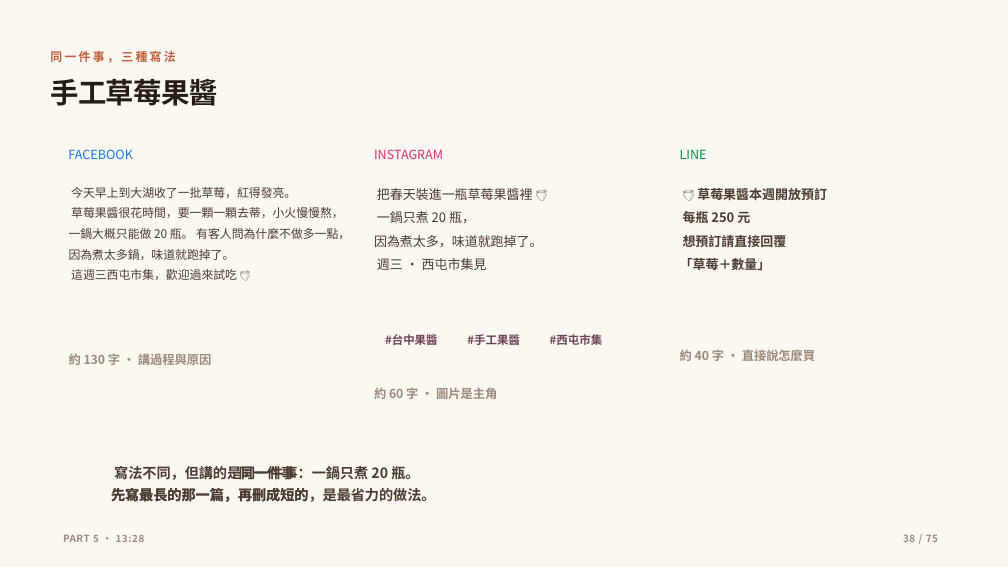
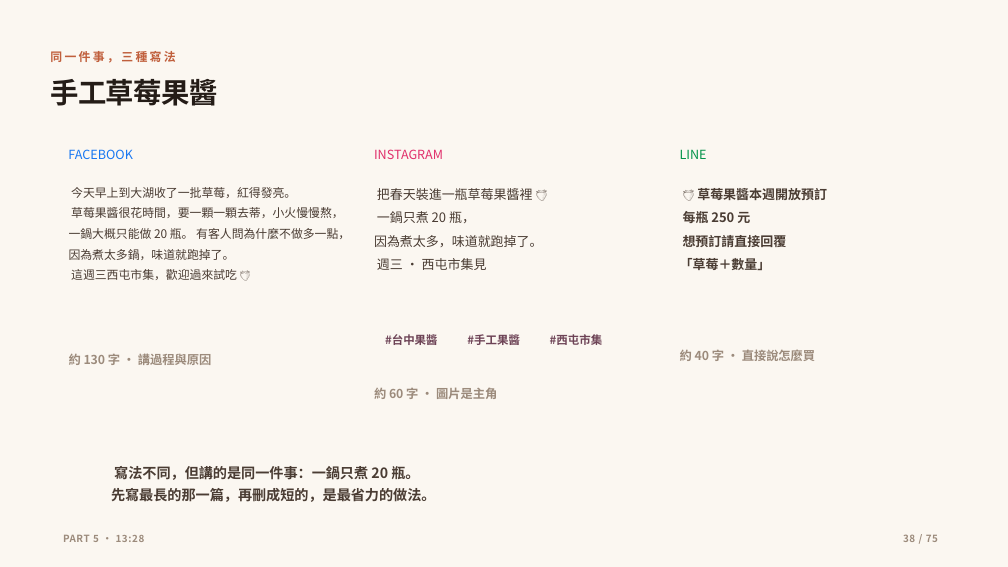
Before and after one commit to ja9705110/gogoeveryday, a slide deck: slide 38 of social-course/social-media-course-deck.pptx. Drawn at 1008x567 pixels with LibreOffice and Linux fonts; fonts in the diff are those of the drawing; background and template pictures are left out. Boxes give left, top, right and bottom in pixels: in the first picture for what was removed or moved away, otherwise in the second. Text is boxed around its words. In the diff, an @@ line names an element or a change of style, - is before the commit and + after.

```diff
--- a/social-course/social-media-course-deck.pptx
+++ b/social-course/social-media-course-deck.pptx
@@ text removed at (114,466,368,480) @@
-同一件事
@@ text removed at (111,488,436,502) @@
-先寫最長的那一篇，再刪成短的
```
Also in this commit, not shown: 54 other slides changed, 1 other file.
